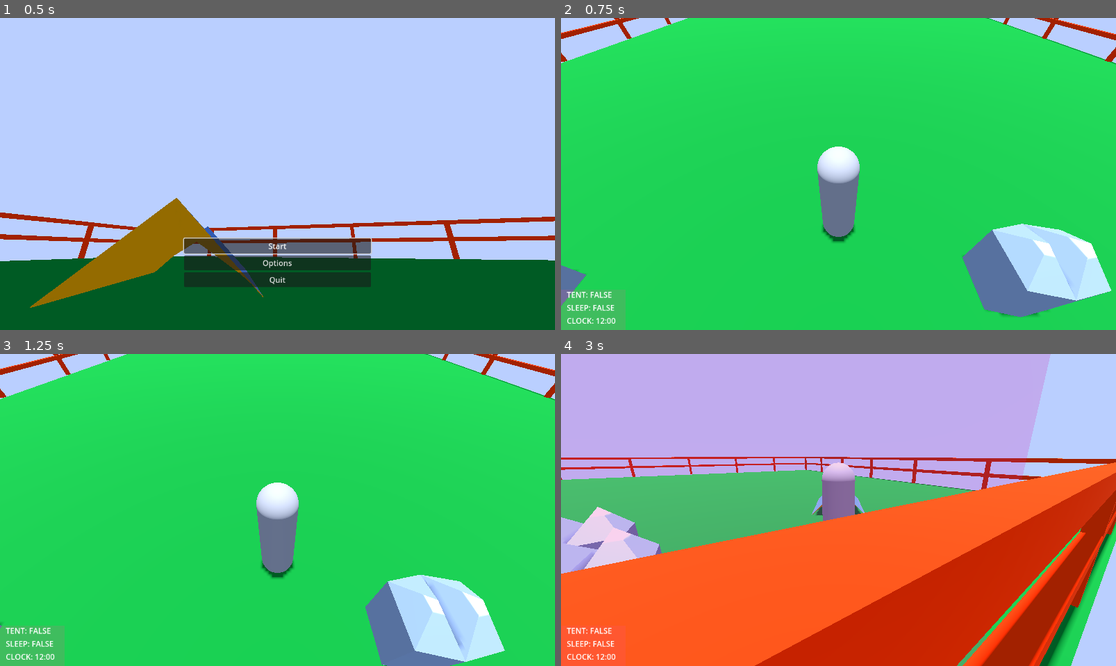
Above: before the commit, frames 1-4 (two rows, left to right).
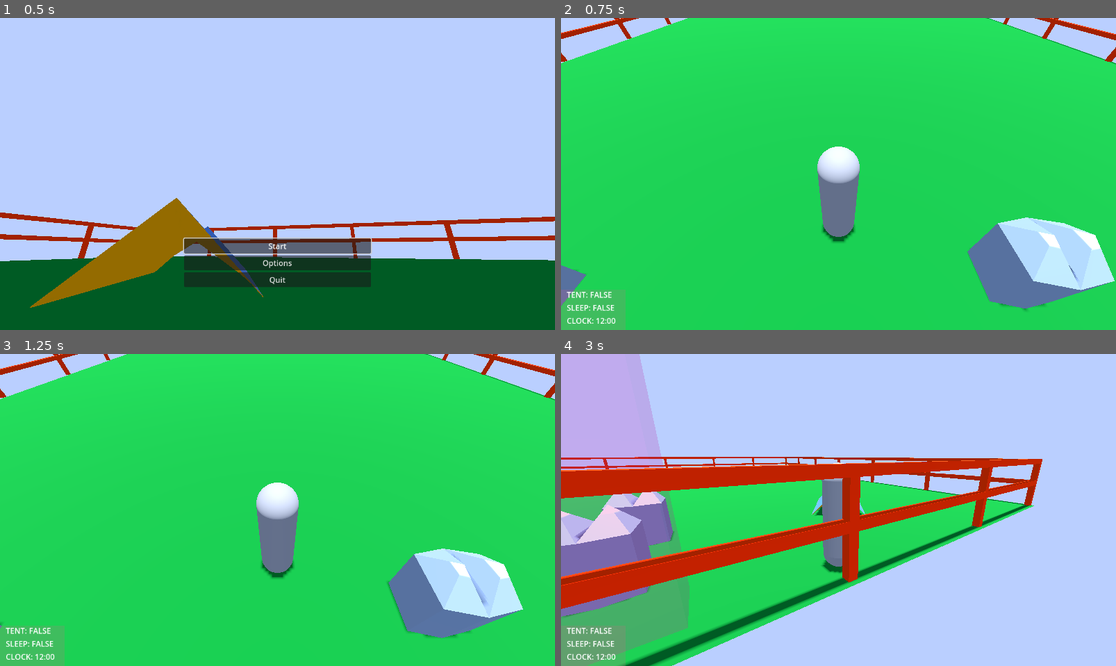
Above: after the commit, the same moments.

Repository: Wake1st/CritterCamper
Game: Godot game, scene res://levels/game_manager.tscn
Same seed, same stepped clock (60 frames per second), same inputs: the game is played once before the commit and once after it.
Inputs (mouse positions are in pixels of both pictures, inside the frame that each line leads up to):
- Up to frame 1 (0.5 s): no input
- Up to frame 2 (0.75 s): click "Start" at 0.5 s
- Up to frame 3 (1.25 s): no input
- Up to frame 4 (3 s): move the mouse to (960, 494) at 1.27 s; hold D (right) 1.28-2.03 s; tap E (action) at 1.35 s; move the mouse to (727, 525) at 2.02 s; hold S (backward) 2.03-2.78 s; tap Z (build) at 2.1 s; move the mouse to (894, 441) at 2.77 s; hold D (right) from 2.78 s (still down); tap Q (undo_action) at 2.85 s

Frame 1 is identical in both runs. In frame 2, 2.6% of the frame differs, in the area x 72-100%, y 63-96%; in frame 3, 7.3%; in frame 4, 85%, in the area x 0-100%, y 0-100%.
Error in both runs: Invalid access to property or key of type 'String' on a base object of type 'Dictionary'. (res://building/BuildManager.gd:18)

Commit message:
update - critter movement

Diff:
--- a/critter/critter.gd
+++ b/critter/critter.gd
@@ -12,6 +12,8 @@
 @export var idleSeconds = 6
 var idling:= true
 
+@export var poiManager:Node3D
+
 
 func _ready():
 	jouneyCountdown = jouneySeconds
@@ -22,6 +24,7 @@
 	if idling:
 		idle(delta)
 	else:
+
 		travel(delta)
 
 
@@ -29,8 +32,21 @@
 	idleCountdown -= delta
 	if idleCountdown < 0.0:
 		idleCountdown = idleSeconds
-		movement = rand_direction()
 		idling = false
+
+		new_movement()
+
+
+func new_movement():
+		if randi_range(0,2) > 1:
+			movement = rand_direction()
+		else:
+			var pois = poiManager.get_pois()
+			var i = randi_range(
+				0,
+				pois.size()-1
+			)
+			movement = (pois[i] - global_position) * .1
 
 
 func travel(delta:float):
--- a/critter/critter.tscn
+++ b/critter/critter.tscn
@@ -7,7 +7,7 @@
 
 [node name="critter" type="CharacterBody3D"]
 collision_layer = 4
-collision_mask = 0
+collision_mask = 7
 script = ExtResource("1_e4ffa")
 
 [node name="critter" parent="." instance=ExtResource("2_tbucm")]
--- a/levels/01_verdant_slopes.tscn
+++ b/levels/01_verdant_slopes.tscn
@@ -10,6 +10,7 @@
 [ext_resource type="PackedScene" uid="uid://e251fryoqay5" path="res://critter/critter.tscn" id="9_4cxjr"]
 [ext_resource type="PackedScene" path="res://levels/assets/entry.tscn" id="10_a3ges"]
 [ext_resource type="PackedScene" uid="uid://cui6gle3wlb35" path="res://levels/assets/barrier.tscn" id="10_cbqie"]
+[ext_resource type="PackedScene" uid="uid://dfatudiysp0v4" path="res://levels/poi_manager.tscn" id="11_ut5et"]
 
 [node name="01_VerdantSlopes" type="Node3D"]
 process_mode = 1
@@ -21,6 +22,9 @@
 
 [node name="PlayerSpawn" type="Node3D" parent="."]
 transform = Transform3D(1, 0, 0, 0, 1, 0, 0, 0, 1, 0, 0, 10)
+
+[node name="POIManager" parent="." node_paths=PackedStringArray("player") instance=ExtResource("11_ut5et")]
+player = NodePath("../Player")
 
 [node name="BuildManager" type="Node3D" parent="."]
 script = ExtResource("5_3wca5")
@@ -35,14 +39,17 @@
 [node name="Alarm" type="Timer" parent="."]
 script = ExtResource("8_x7f7x")
 
-[node name="critter" parent="." instance=ExtResource("9_4cxjr")]
+[node name="critter" parent="." node_paths=PackedStringArray("poiManager") instance=ExtResource("9_4cxjr")]
 transform = Transform3D(1, 0, 0, 0, 1, 0, 0, 0, 1, -4.76438, 9.53674e-07, 11.2026)
+poiManager = NodePath("../POIManager")
 
-[node name="critter2" parent="." instance=ExtResource("9_4cxjr")]
+[node name="critter2" parent="." node_paths=PackedStringArray("poiManager") instance=ExtResource("9_4cxjr")]
 transform = Transform3D(1, 0, 0, 0, 1, 0, 0, 0, 1, 0.175838, 0, 14.4632)
+poiManager = NodePath("../POIManager")
 
-[node name="critter3" parent="." instance=ExtResource("9_4cxjr")]
+[node name="critter3" parent="." node_paths=PackedStringArray("poiManager") instance=ExtResource("9_4cxjr")]
 transform = Transform3D(1, 0, 0, 0, 1, 0, 0, 0, 1, 2.99085, 9.53674e-07, 10.9023)
+poiManager = NodePath("../POIManager")
 
 [node name="Barrier" parent="." instance=ExtResource("10_cbqie")]
 transform = Transform3D(1, 0, 0, 0, 1, 0, 0, 0, 1, -10.1299, 0, -15.2136)
--- /dev/null
+++ b/levels/poi_manager.gd
@@ -0,0 +1,14 @@
+extends Node3D
+
+
+@export var player:CharacterBody3D
+
+var pointsOfInterest:Dictionary
+
+
+func _physics_process(_delta):
+	pointsOfInterest[player.name] = player.global_position
+
+
+func get_pois():
+	return pointsOfInterest.values()
--- /dev/null
+++ b/levels/poi_manager.tscn
@@ -0,0 +1,6 @@
+[gd_scene load_steps=2 format=3 uid="uid://dfatudiysp0v4"]
+
+[ext_resource type="Script" path="res://levels/poi_manager.gd" id="1_reoiq"]
+
+[node name="POIManager" type="Node3D"]
+script = ExtResource("1_reoiq")
Not shown: 1 places in levels/01_verdant_slopes.tscn that only renumber resources
